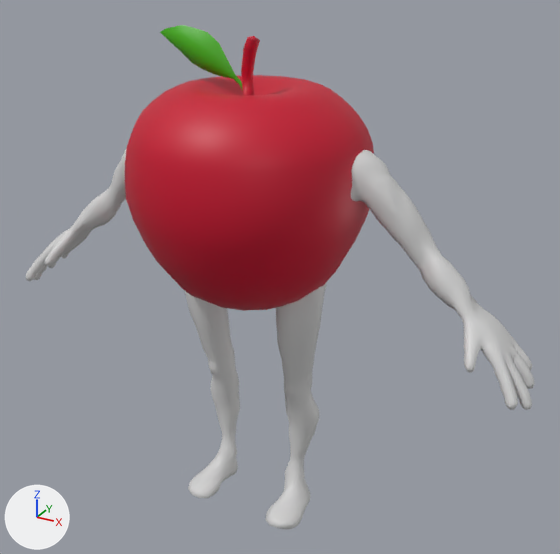
The FBX model MODEL77Framework/Assets/G20/Models/appleheadMan.fbx, before and after one commit.
Camera for both pictures: a camera (50 mm lens) standing at (0.608, -1.01, 0.953) and looking at (0.037, 0.029, 0.434). Every picture has the same lights, and +X, +Y and +Z are marked at lower left. Where no turn or scale is listed for an object, it has been applied to the vertices.

Before the edit, the objects in view are built like this:
```python
me_mesh = bpy.data.meshes.new('Mesh')
me_mesh.from_pydata(...)  # 418 vertices, 424 faces; spans x -0.194..0.194, y -0.194..0.194, z -0.208..0.208
# faces by material slot: [400, 24]
me_mesh.materials.append(mat_applehuman_apple_material)  # red #c8002c
me_mesh.materials.append(mat_applehuman_reaf_material)  # green #44b100
me_mesh_001 = bpy.data.meshes.new('Mesh.001')
me_mesh_001.from_pydata(...)  # 4244 vertices, 4174 faces; spans x -0.472..0.472, y -0.07..0.07, z -0.338..0.338
me_mesh_001.materials.append(mat_applehuman_body_material)  # light grey #d5d5d5
ob_apple_mesh = bpy.data.objects.new('apple_mesh', me_mesh)
ob_apple_mesh.location = (0.0, 0.0, 0.623)
ob_body_mesh = bpy.data.objects.new('body_mesh', me_mesh_001)
ob_body_mesh.location = (0.0, -0.007, 0.339)
```
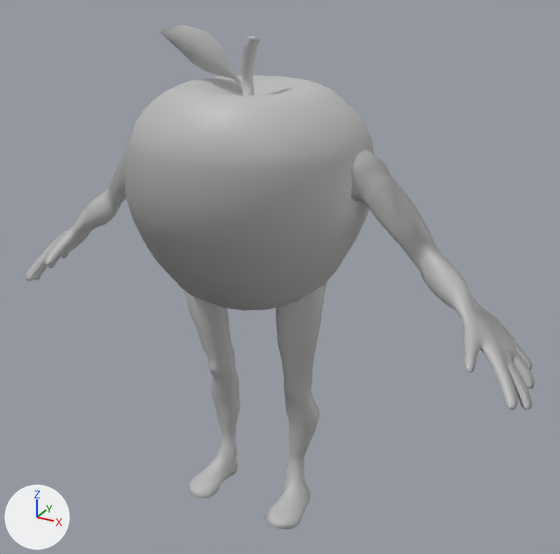
Where the newer file only moved an object's origin or applied its transform, the numbers keep the older frame.

Pixel boxes [x1, y1, x2, y2] of what changed, in the pictures (560 x 554 px; the box of a moved part takes in the faces that stretch with it):
'apple_mesh', shading changed, recoloured (red to grey): [125, 25, 374, 311] in both
part 1 of me_mesh_001, moved or reshaped: before [213, 149, 368, 316]; after [213, 150, 368, 316]
part 2 of me_mesh_001, recoloured: [26, 150, 535, 529] in both
part 4 of me_mesh, recoloured (red to grey): [125, 36, 374, 311] in both
part 5 of me_mesh, recoloured (green to grey): [160, 25, 243, 91] in both

The change, as a diff of the scene's bpy script:
```diff
--- a/MODEL77Framework/Assets/G20/Models/appleheadMan.fbx.py
+++ b/MODEL77Framework/Assets/G20/Models/appleheadMan.fbx.py
@@ mat_apple_material @@
+mat_apple_material = principled_material('apple_material')
+mat_apple_material.base_color = (0.5, 0.5, 0.5)  # grey #bcbcbc
@@ mat_human_material @@
+mat_human_material = principled_material('human_material')
+mat_human_material.base_color = (0.5, 0.5, 0.5)  # grey #bcbcbc
@@ me_mesh @@
 me_mesh.from_pydata(...)  # 418 vertices, 424 faces; spans x -0.194..0.194, y -0.194..0.194, z -0.208..0.208
 # used by ob_apple_mesh; location = (0.0, 0.0, 0.623)
+# me_mesh part 3: its shading normals changed
+# me_mesh part 4: all 400 faces that had it switch from mat_applehuman_apple_material (red #c8002c) to mat_apple_material (grey #bcbcbc)
+# me_mesh part 5: all 24 faces that had it switch from mat_applehuman_reaf_material (green #44b100) to mat_apple_material (grey #bcbcbc)
@@ me_mesh_001 @@
 # used by ob_body_mesh; location = (0.0, -0.007, 0.339)
-me_mesh_001.from_pydata(...)  # 4244 vertices, 4174 faces; spans x -0.472..0.472, y -0.07..0.07, z -0.338..0.338
+me_mesh_001.from_pydata(...)  # 4370 vertices, 4410 faces; spans x -0.472..0.472, y -0.07..0.07, z -0.338..0.335
+# me_mesh_001 part 1: 76 vertices moved from x -0.182..0.194, y -0.054..0.067, z 0.046..0.334 to x -0.18..0.194, y -0.043..0.067, z 0.047..0.334; 100 vertices removed from x -0.18..0.19, y -0.059..0.055, z 0.082..0.338; 226 vertices added at x -0.177..0.191, y -0.047..0.059, z 0.085..0.335
+# me_mesh_001 part 2: 4067 faces spanning x -0.472..0.472, y -0.07..0.07, z -0.338..0.334 switch from mat_applehuman_body_material (light grey #d5d5d5) to mat_human_material (grey #bcbcbc)
```
